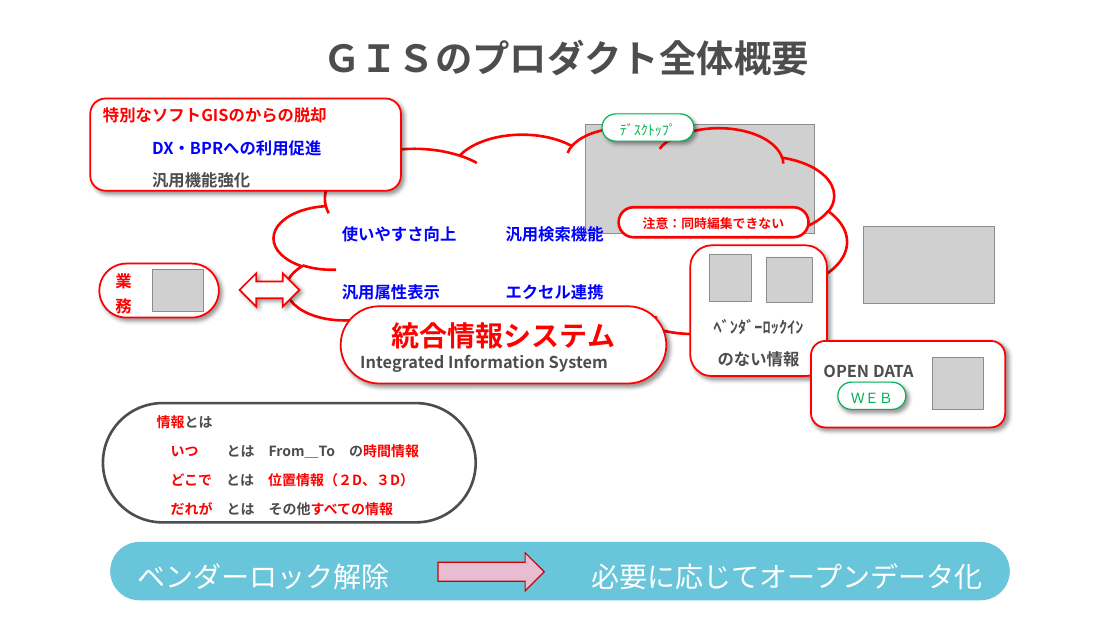
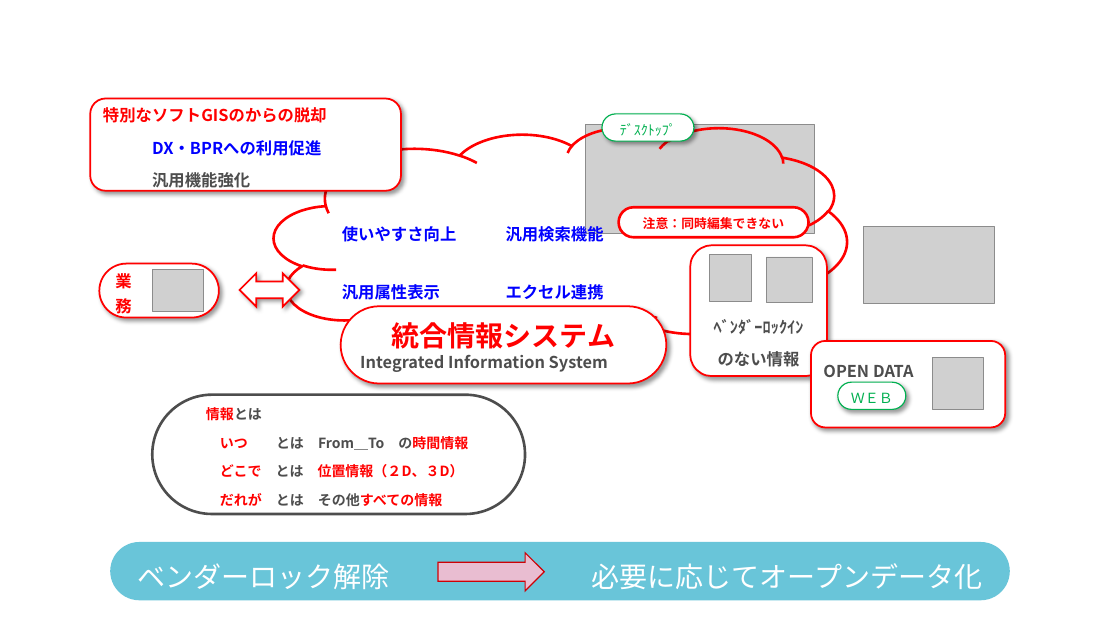
Before and after one commit to yamamoto-ryuzo/portal, a slide deck: slide 2 of パワーポイント/都知事杯オープンデータ・ハッカソン.pptx (slide 1 before the commit). Drawn at 1120x630 pixels with LibreOffice and Linux fonts; fonts in the diff are those of the drawing; grey boxes stand for pictures. Boxes give left, top, right and bottom in pixels: in the first picture for what was removed or moved away, otherwise in the second. Text is boxed around its words. In the diff, an @@ line names an element or a change of style, - is before the commit and + after.

```diff
--- a/パワーポイント/都知事杯オープンデータ・ハッカソン.pptx
+++ b/パワーポイント/都知事杯オープンデータ・ハッカソン.pptx
@@ text removed at box(323, 40, 808, 76) @@
-ＧＩＳのプロダクト全体概要
@@ rounded rectangle "情報とは": place and size @@
-rounded rectangle "情報とは" at box(103, 403, 476, 523)
+rounded rectangle "情報とは" at box(152, 395, 525, 514)
```
Also in this commit, not shown: 1 slide added, 1 other file.
